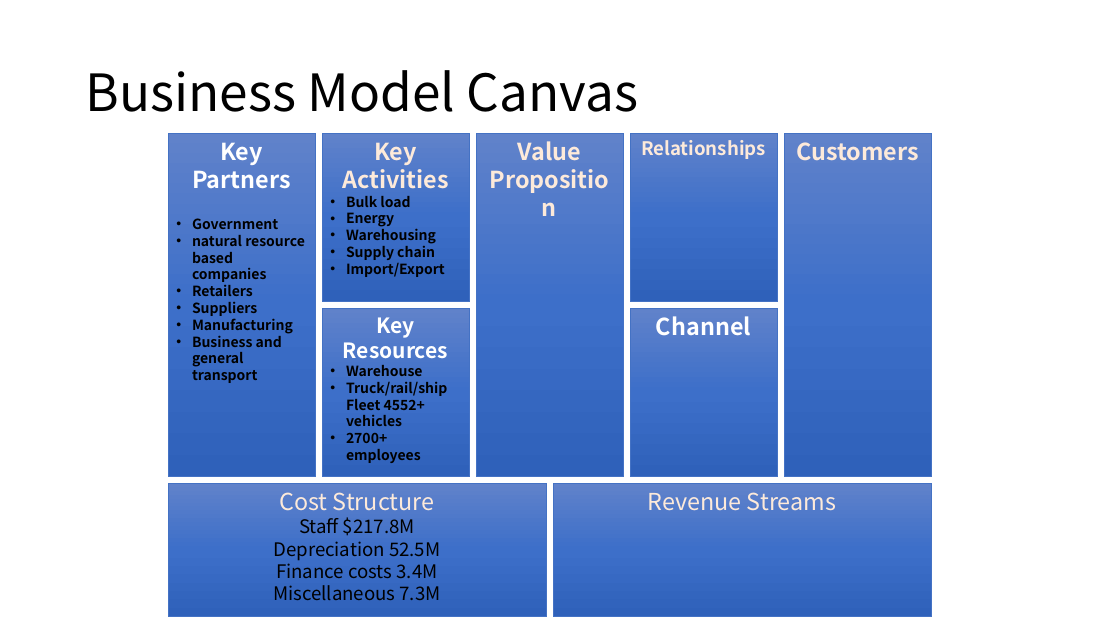
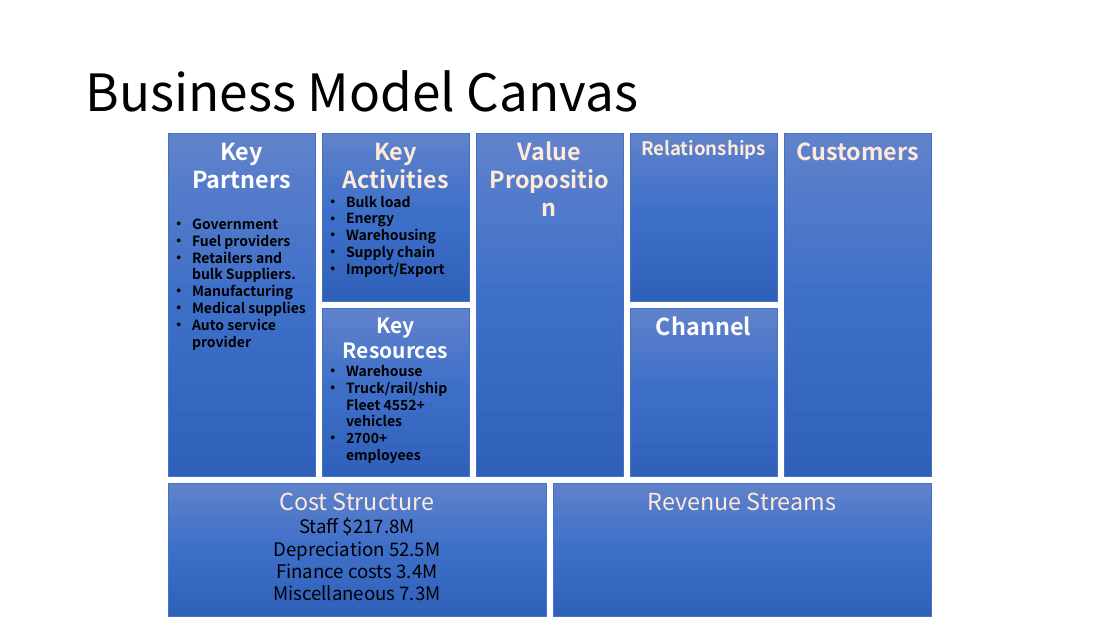
Before and after one commit to IsaacYaner/COMPStudy, a slide deck: slide 2 of GSOE9758/ASS/Background.pptx. Drawn at 1120x630 pixels with LibreOffice and Linux fonts; fonts in the diff are those of the drawing. Boxes give left, top, right and bottom in pixels: in the first picture for what was removed or moved away, otherwise in the second. Text is boxed around its words. In the diff, an @@ line names an element or a change of style, - is before the commit and + after.

```diff
--- a/GSOE9758/ASS/Background.pptx
+++ b/GSOE9758/ASS/Background.pptx
@@ text in rectangle at [192,234,296,282]: text changed @@
-• natural resource based companies
-• Retailers
-• Suppliers
+• Fuel providers
+• Retailers and bulk Suppliers.
@@ text in rectangle at [192,299,306,350]: text changed @@
-• Business and general transport
+• Medical supplies
+• Auto service provider
```
Also in this commit, not shown: 14 other files.
